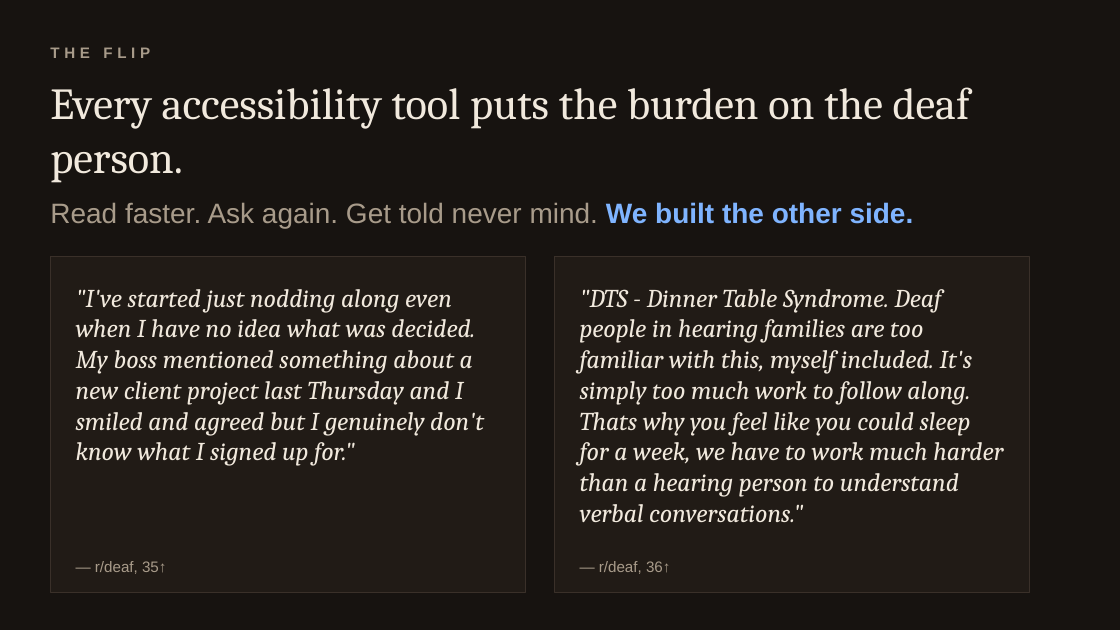
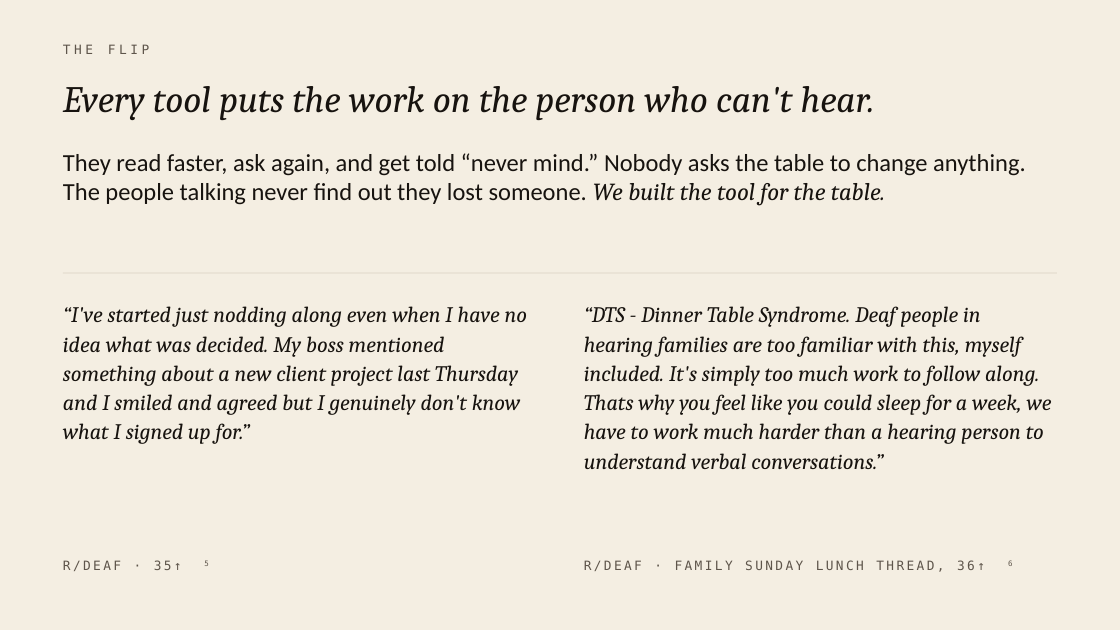
Before and after one commit to laqostine/one-at-a-time, a slide deck: slide 2 of pitch/I-Missed-That-BAINSA.pptx. Drawn at 1120x630 pixels with LibreOffice and Linux fonts; fonts in the diff are those of the drawing. Boxes give left, top, right and bottom in pixels: in the first picture for what was removed or moved away, otherwise in the second. Text is boxed around its words. In the diff, an @@ line names an element or a change of style, - is before the commit and + after.

Commit message:
Pitch v5: cream design, phone frames, tone/map/mood beats (7 slides)

```diff
--- a/pitch/I-Missed-That-BAINSA.pptx
+++ b/pitch/I-Missed-That-BAINSA.pptx
@@ background #171310 to #F4EEE2 @@
@@ text "THE FLIP": place and size @@
-text "THE FLIP" at box(50, 47, 150, 58)
+text "THE FLIP" at box(63, 44, 149, 54)
@@ text "THE FLIP" at box(63, 44, 149, 54): size 13 to 11 pt, font Arial to DejaVu Sans Mono, text colour #A89B8A to #5E554B, letter spacing 4 to 3 pt, bold off; vertical alignment middle to top @@
@@ text at box(63, 86, 875, 120): text changed; size 38 to 32 pt; text colour #F1E9DD to #17130F; italic on @@
-Every accessibility tool puts the burden on the deaf person.
+Every tool puts the work on the person who can't hear.
@@ text "They read faster, ask again, ..." at box(63, 153, 1026, 205): vertical alignment middle to top @@
@@ text at box(63, 153, 1026, 205): text changed; size 24 to 21 pt; font Arial to Calibri; text colour #A89B8A to #17130F @@
-Read faster. Ask again. Get told never mind. We built the other side.
+They read faster, ask again, and get told “never mind.” Nobody asks the table to change anything. The people talking never find out they lost someone. We built the tool for the table.
@@ rectangle removed at box(50, 256, 525, 592) @@
@@ rectangle removed at box(555, 256, 1029, 592) @@
@@ line added from (63, 273) to (1057, 273), #D9D0C0 0.75 pt @@
@@ text at box(63, 306, 527, 444): text changed; size 22 to 19 pt; text colour #F1E9DD to #17130F @@
-"I've started just nodding along even when I have no idea what was decided. My boss mentioned something about a new client project last Thursday and I smiled and agreed but I genuinely don't know what I signed up for."
+“I've started just nodding along even when I have no idea what was decided. My boss mentioned something about a new client project last Thursday and I smiled and agreed but I genuinely don't know what I signed up for.”
@@ text at box(584, 306, 1052, 469): text changed; size 22 to 19 pt; text colour #F1E9DD to #17130F @@
-"DTS - Dinner Table Syndrome. Deaf people in hearing families are too familiar with this, myself included. It's simply too much work to follow along. Thats why you feel like you could sleep for a week, we have to work much harder than a hearing person to understand verbal conversations."
+“DTS - Dinner Table Syndrome. Deaf people in hearing families are too familiar with this, myself included. It's simply too much work to follow along. Thats why you feel like you could sleep for a week, we have to work much harder than a hearing person to understand verbal conversations.”
@@ text at box(63, 560, 208, 571): text changed; size 13 to 11 pt; font Arial to DejaVu Sans Mono; text colour #A89B8A to #5E554B @@
-— r/deaf, 35↑
+R/DEAF · 35↑ 5
@@ text "R/DEAF · 35↑ 5" at box(63, 560, 208, 571): vertical alignment bottom to middle @@
@@ text "R/DEAF · FAMILY SUNDAY LUNCH ..." at box(584, 560, 1012, 572): vertical alignment bottom to middle @@
@@ text at box(584, 560, 1012, 572): text changed; size 13 to 11 pt; font Arial to DejaVu Sans Mono; text colour #A89B8A to #5E554B @@
-— r/deaf, 36↑
+R/DEAF · FAMILY SUNDAY LUNCH THREAD, 36↑ 6
```
Also in this commit, not shown: 5 other slides changed, 1 slide added, 11 other files.
